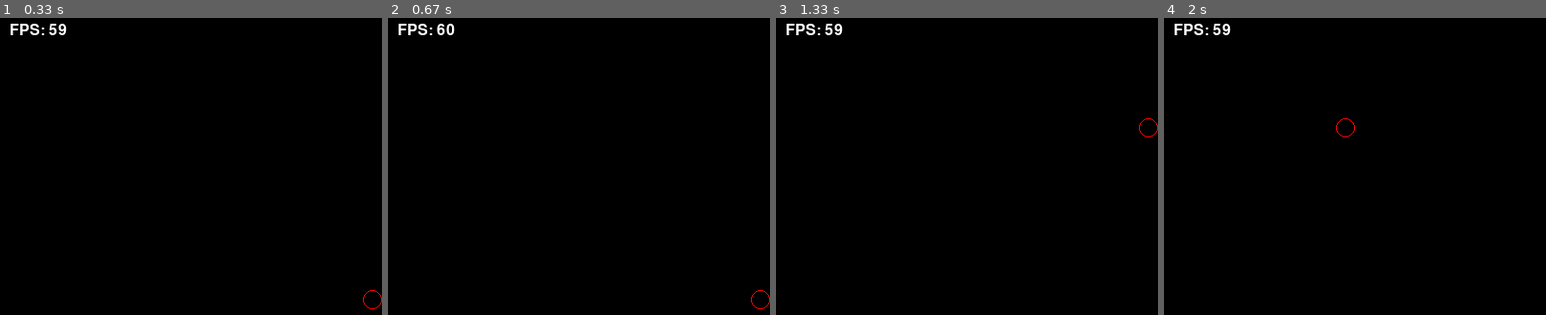
Above: before the commit, frames 1-4 (left to right).
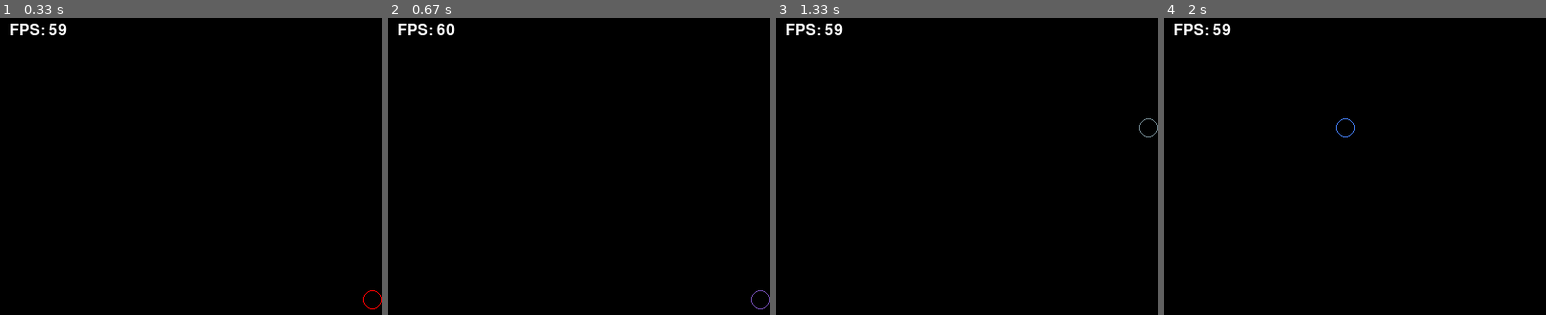
Above: after the commit, the same moments.

Repository: 20260200-htw/my-first-game
Game: pygame game, started from hello_pygame.py
The game is run twice, just before and just after one commit, with the same random seed, the same clock (stepped at 60 frames per second) and the same inputs.
Inputs:
- Up to frame 1 (0.33 s): no input
- Up to frame 2 (0.67 s): hold Right from 0.33 s (still down)
- Up to frame 3 (1.33 s): release Right at 0.8 s; hold Up 0.83-1.13 s; hold Right from 1.17 s (still down)
- Up to frame 4 (2 s): release Right at 1.63 s; hold Left from 1.67 s (still down)

Frame 1 is identical in both runs. In frame 2, less than 0.1% of the frame differs, in the area x 95-100%, y 91-99%; in frame 3, less than 0.1%; in frame 4, less than 0.1%.

Commit message:
7th commit - color change

Diff:
--- a/hello_pygame.py
+++ b/hello_pygame.py
@@ -1,5 +1,6 @@
 import pygame
 import sys
+import random # AI로 작성된 주석입니다. 랜덤 색상 생성을 위한 모듈 추가
 pygame.init()
 screen = pygame.display.set_mode((400, 400))
 pygame.display.set_caption("My First Pygame")
@@ -10,24 +11,38 @@
 RADIUS = 10
 circle_x = 400
 circle_y = 300
+# AI로 작성된 주석입니다. 원의 초기 색상을 BLUE로 설정
+circle_color = BLUE
 running = True
 while running:
     for event in pygame.event.get():
         if event.type == pygame.QUIT:
             running = False
     keys = pygame.key.get_pressed()
+
+    # AI로 작성된 주석입니다. 방향키 입력 감지 후 이동 + 색상 변경
+    key_pressed = False
     if keys[pygame.K_LEFT]:
         circle_x -= 10
+        key_pressed = True
     if keys[pygame.K_RIGHT]:
         circle_x += 10
+        key_pressed = True
     if keys[pygame.K_UP]:
         circle_y -= 10
+        key_pressed = True
     if keys[pygame.K_DOWN]:
         circle_y += 10
+        key_pressed = True
+
+    # AI로 작성된 주석입니다. 방향키가 눌렸을 때 RGB 각각 0~255 랜덤 색상 적용
+    if key_pressed:
+        circle_color = (random.randint(0, 255), random.randint(0, 255), random.randint(0, 255))
+
     circle_x = max(RADIUS, min(circle_x, 400 - RADIUS))
     circle_y = max(RADIUS, min(circle_y, 400 - RADIUS))
     screen.fill(WHITE)
-    pygame.draw.circle(screen, BLUE, (circle_x, circle_y), RADIUS, 1)
+    pygame.draw.circle(screen, circle_color, (circle_x, circle_y), RADIUS, 1)
     fps = int(clock.get_fps())
     fps_text = font.render(f"FPS: {fps}", True, (255, 255, 255))
     screen.blit(fps_text, (10, 10))
